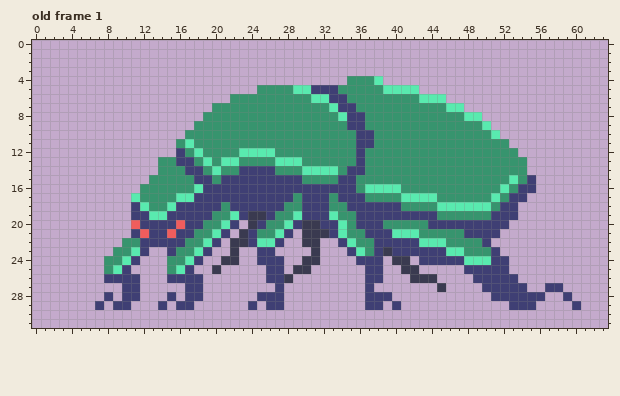
One commit to this pixel-art file: core/assets/ase/scarab.ase. The first picture shows the starting point.
64x32 pixels, 1 frame. Shown: old frame 1. The commit also changed other frames, which this record leaves out.
Now the later version:
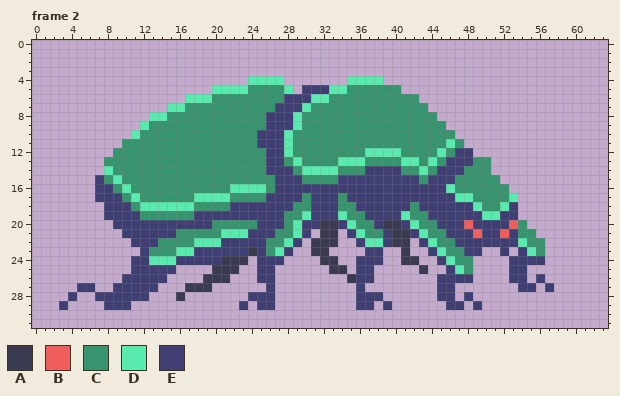
Palette (. is transparent): A #3a3a50  B #f05d5d  C #37946e  D #59eaaf  E #3f3f74
A new or re-ordered frame is compared with the old frame closest to it.
Message: coded scarab AI, added new animation
Difference:
frames 1 -> 7
layer "back legs" added
layer "butt" added
layer "torso" added
layer "head" added
layer "front legs" added
layer "Layer 1" removed
Changed rows in their new state; - is an unchanged pixel.
Frame 2 is new; against old frame 1:
first column x 3:
 4 ---------------------DDDD-------DDD-----------------------
 5 -----------------DDDDC---D.E--DD----CC..------------------
 6 --------------DDDCC------EEE--CC--------...---------------
 7 ------------DDCCC-------EEED--CCC--------....-------------
 8 ----------DDCCCC-------EEED----CCC--------.....-----------
 9 ---------DCCCCC--------EEED-----CC---------.....----------
10 --------DCCCCC--------EEED-------CC---------.....---------
11 -------CCCCCC-C-------EEED-------CC--------D-.....--------
12 ------CCCCCCCC-C----CCCEED-------CDDDD----D-EE.....-------
13 -----CCCCCC--CC-C-CC---EEC-----DDD----DD-D-EEE--....------
14 -----DCCCCC---CC-C--CCC-EE------CCEEEE--D-EEE---....------
15 ----ECDCCC-----CC-CCCCCC---------EEEEEEE-EEE-----....-----
16 ----EECDC------CCCCDDDDC---------EEEEEEEEEED-----C...-----
17 ----EEEC-----CCDDDDCCCC---EC--EC--EEEEEEEEEEDD--C-D.------
18 -----EEEC-DD-DDCCC-------E-C--E-C-----E-EEEEEE-C-D--------
19 -----EEE-CCCCCC--EEE-EE-E-CD--ED-C----DCC-EEEEEDD---------
20 ------EEE----E--E-CCCC-EECDEEAAEDCC-AAED-C---B----BC------
21 -------E-E--ECC--CDDD-EECCDE.-A.EDCC-AAED--EE-B--BECC-----
22 -------.E--CCC-D-DEEE-ECCDE.-AA..EDD-AA.E-C-EEE-EEEDCC----
23 ------...-CCCDDE-EEEEA-CDE---A--..E-..A..-DCCEE..E-EDC----
24 -----...-EDDDEE-EE--A------..AA------.-A..-DCC....EEEE----
25 -----...EEEEE..---AA--E-.-..--AA-E-.--..A--EDC....EE------
26 -----..--EEE....AAA---E-..------AE-.---...EEEE....-E-E----
27 --EE--E--EE---AAA------E.--------E.-------EE---....-E--.--
28 -E--E-E--E--.A..-----E--.--------E--.-----EE-E--......--.-
29 E---.E-----.-..-----E.E-.--------E-.E.-----EE-E---...----.
Where, in picture pixels (left, top, right, bottom), the same in both pictures:
changed: (59, 76, 581, 310)
